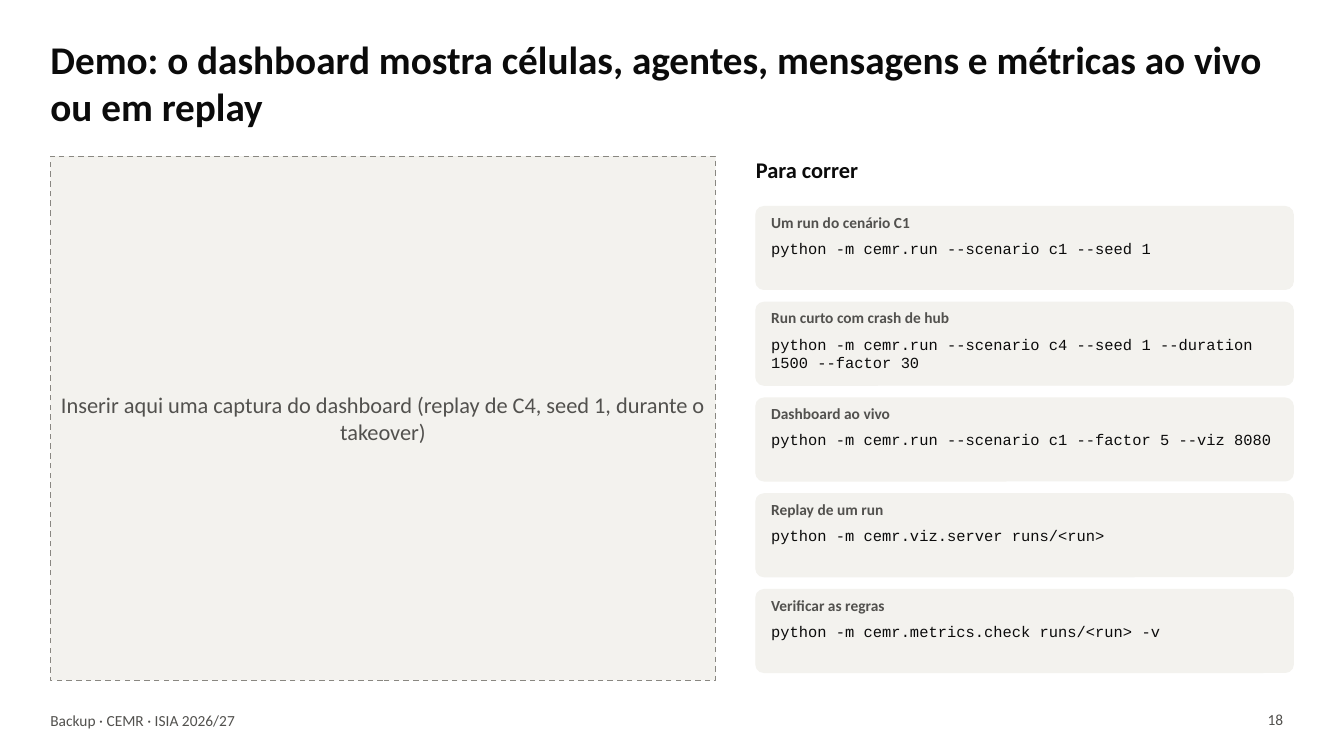
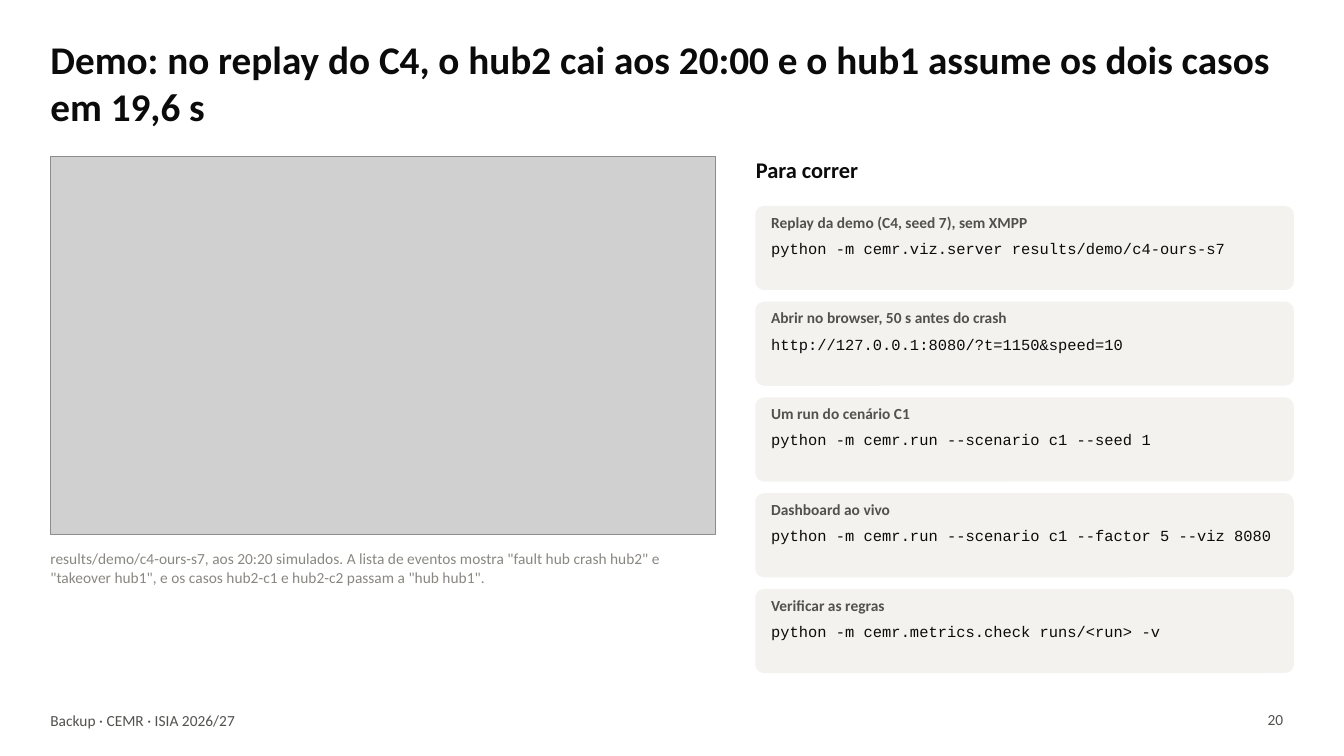
Before and after one commit to rodrigoilde/fcup-isia, a slide deck: slide 20 of slides/apresentacao.pptx (slide 18 before the commit). Drawn at 1344x756 pixels with LibreOffice and Linux fonts; fonts in the diff are those of the drawing; grey boxes stand for pictures. Boxes give left, top, right and bottom in pixels: in the first picture for what was removed or moved away, otherwise in the second. Text is boxed around its words. In the diff, an @@ line names an element or a change of style, - is before the commit and + after.

```diff
--- a/slides/apresentacao.pptx
+++ b/slides/apresentacao.pptx
@@ title at (x1=50, y1=46, x2=1270, y2=126): text changed @@
-Demo: o dashboard mostra células, agentes, mensagens e métricas ao vivo ou em replay
+Demo: no replay do C4, o hub2 cai aos 20:00 e o hub1 assume os dois casos em 19,6 s
@@ rectangle removed at (x1=50, y1=156, x2=716, y2=681) @@
-Inserir aqui uma captura do dashboard (replay de C4, seed 1, durante o takeover)
@@ picture added at (x1=50, y1=156, x2=716, y2=534) @@
@@ text at (x1=771, y1=217, x2=1027, y2=231): text changed @@
-Um run do cenário C1
+Replay da demo (C4, seed 7), sem XMPP
@@ text at (x1=771, y1=243, x2=1225, y2=257): text changed @@
-python -m cemr.run --scenario c1 --seed 1
+python -m cemr.viz.server results/demo/c4-ours-s7
@@ text at (x1=771, y1=312, x2=1007, y2=325): text changed @@
-Run curto com crash de hub
+Abrir no browser, 50 s antes do crash
@@ text at (x1=771, y1=339, x2=1123, y2=353): text changed @@
-python -m cemr.run --scenario c4 --seed 1 --duration 1500 --factor 30
+http://127.0.0.1:8080/?t=1150&speed=10
@@ text at (x1=771, y1=408, x2=910, y2=419): text changed @@
-Replay de um run
+Um run do cenário C1
@@ text at (x1=771, y1=434, x2=1151, y2=448): text changed @@
-python -m cemr.run --scenario c1 --factor 5 --viz 8080
+python -m cemr.run --scenario c1 --seed 1
@@ text "Dashboard ao vivo" moved from (x1=771, y1=408, x2=890, y2=419) to (x1=771, y1=504, x2=890, y2=515) @@
@@ text at (x1=771, y1=530, x2=1271, y2=544): text changed @@
-python -m cemr.viz.server runs/<run>
+python -m cemr.run --scenario c1 --factor 5 --viz 8080
@@ text added at (x1=50, y1=553, x2=660, y2=586), 11 pt, text #898781 @@
+results/demo/c4-ours-s7, aos 20:20 simulados. A lista de eventos mostra "fault hub crash hub2" e "takeover hub1", e os casos hub2-c1 e hub2-c2 passam a "hub hub1".
@@ page number at (x1=1268, y1=715, x2=1284, y2=725): text changed @@
-18
+20
```
Also in this commit, not shown: 8 other slides changed, 2 slides added, 1 other file.
